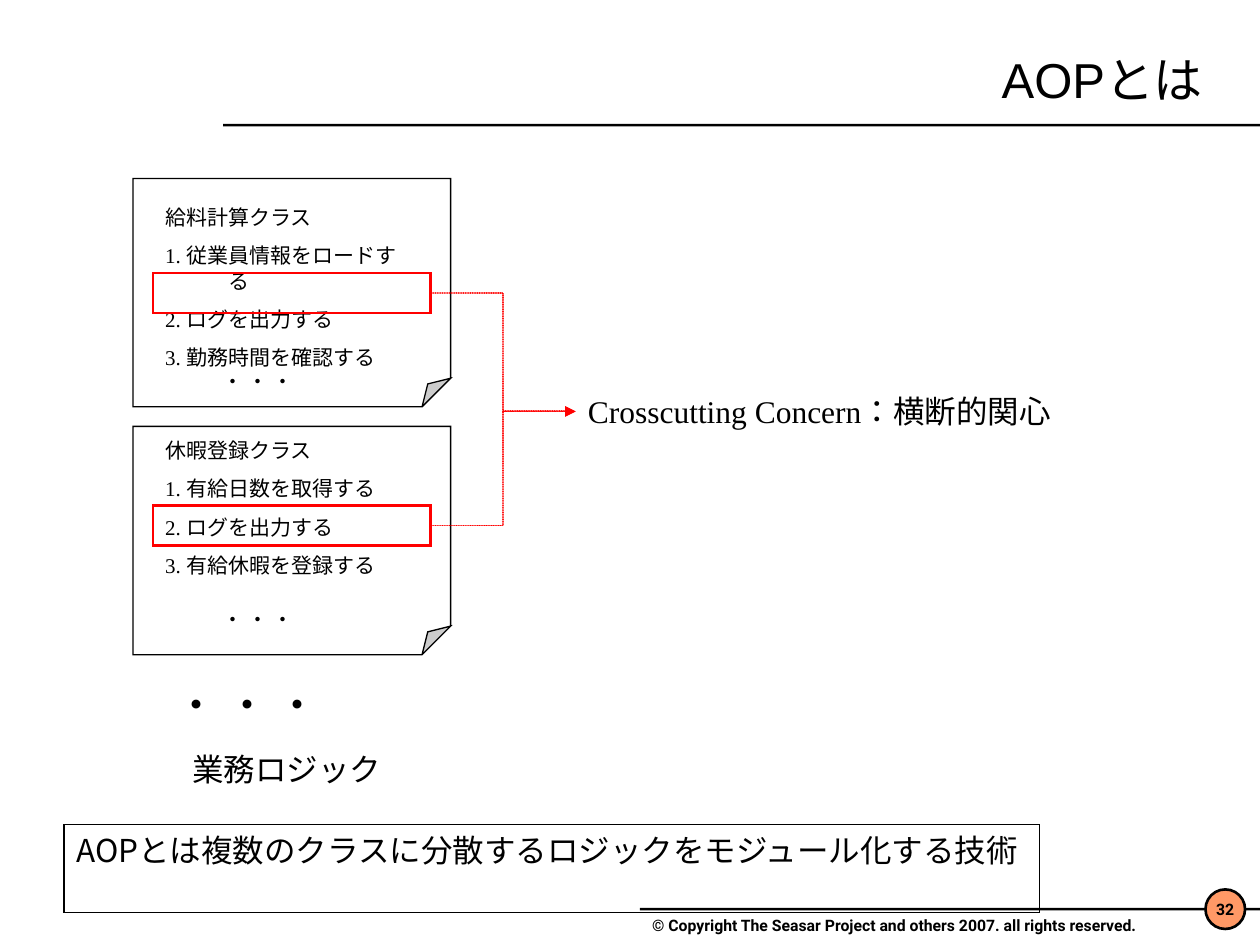
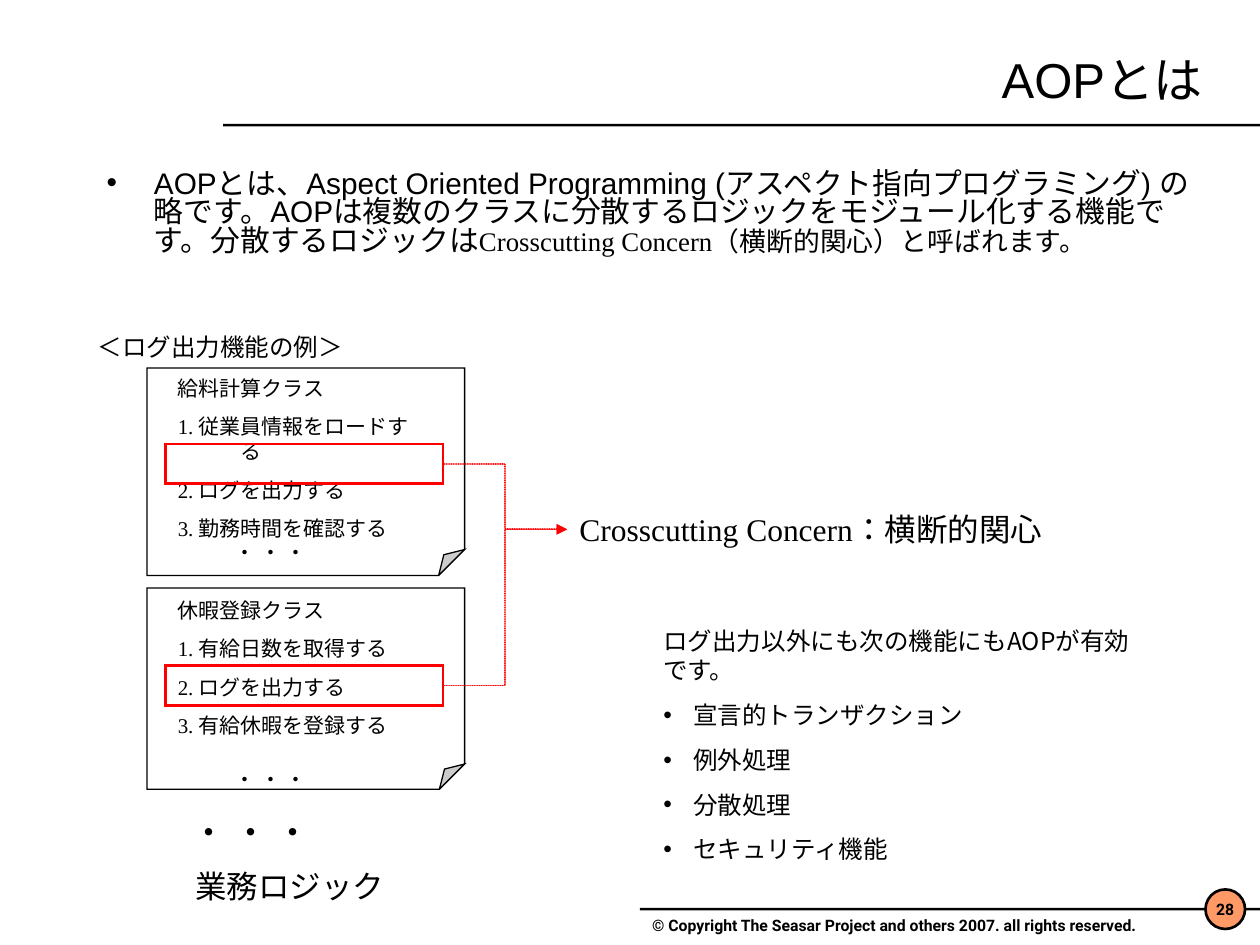
Before and after one commit to seasarorg/seasar2, a slide deck: slide 28 of seasar2_tutorial/doc/Seasar2.4.ppt (slide 32 before the commit). Drawn at 1260x945 pixels with LibreOffice and Linux fonts; fonts in the diff are those of the drawing; background and template pictures are left out. Boxes give left, top, right and bottom in pixels: in the first picture for what was removed or moved away, otherwise in the second. Text is boxed around its words. In the diff, an @@ line names an element or a change of style, - is before the commit and + after.

Commit message:
チュートリアルのドキュメント修正。

```diff
--- a/seasar2_tutorial/doc/Seasar2.4.ppt
+++ b/seasar2_tutorial/doc/Seasar2.4.ppt
@@ text added at (x1=154, y1=170, x2=1189, y2=257), 17 pt, text #000000 @@
+• AOPとは、Aspect Oriented Programming (アスペクト指向プログラミング) の略です。AOPは複数のクラスに分散するロジックをモジュール化する機能です。分散するロジックはCrosscutting Concern（横断的関心）と呼ばれます。
@@ elbow arrow removed from (432, 294) to (576, 412) @@
@@ text added at (x1=98, y1=335, x2=343, y2=358), 14 pt, text #000000 @@
+＜ログ出力機能の例＞
@@ folded corner resized from (x1=134, y1=426, x2=451, y2=654) to (x1=147, y1=368, x2=465, y2=576) @@
@@ text "給料計算クラス" moved from (x1=165, y1=207, x2=396, y2=367) to (x1=178, y1=378, x2=409, y2=538) @@
@@ rectangle moved from (x1=152, y1=505, x2=431, y2=546) to (x1=165, y1=444, x2=442, y2=484) @@
@@ elbow arrow moved from (432, 525) - (576, 412) to (445, 464) - (567, 529) @@
@@ text "Crosscutting Concern：横断的関心" moved from (x1=588, y1=399, x2=1051, y2=430) to (x1=579, y1=517, x2=1042, y2=548) @@
@@ text "・・・" moved from (x1=222, y1=617, x2=294, y2=622) to (x1=235, y1=550, x2=306, y2=555) @@
@@ elbow arrow added from (445, 685) to (567, 529), #FF0000 0.99 pt @@
@@ folded corner resized from (x1=134, y1=179, x2=451, y2=407) to (x1=147, y1=588, x2=465, y2=790) @@
@@ text "休暇登録クラス" moved from (x1=165, y1=440, x2=375, y2=575) to (x1=178, y1=600, x2=388, y2=735) @@
@@ text added at (x1=663, y1=629, x2=1129, y2=860), 14 pt, text #000000 @@
+ログ出力以外にも次の機能にもAOPが有効です。
+• 宣言的トランザクション
+• 例外処理
+• 分散処理
+• セキュリティ機能
@@ rectangle moved from (x1=152, y1=273, x2=431, y2=314) to (x1=165, y1=665, x2=442, y2=706) @@
@@ text "・・・" rewrapped from (x1=222, y1=379, x2=294, y2=384) to (x1=235, y1=777, x2=306, y2=790) @@
@@ text "・・・" moved from (x1=176, y1=699, x2=319, y2=709) to (x1=192, y1=828, x2=311, y2=836) @@
@@ text "・・・" at (x1=192, y1=828, x2=311, y2=836): size 24 to 20 pt; less space between paragraphs @@
@@ rectangle removed at (x1=64, y1=824, x2=1040, y2=912) @@
-AOPとは複数のクラスに分散するロジックをモジュール化する技術
@@ text "業務ロジック" moved from (x1=192, y1=754, x2=381, y2=784) to (x1=195, y1=871, x2=384, y2=901) @@
@@ page number at (x1=1216, y1=903, x2=1234, y2=915): text changed @@
-32
+28
```
Also in this commit, not shown: 34 other slides changed, 11 slides added, 12 slides removed, 1 other file.
